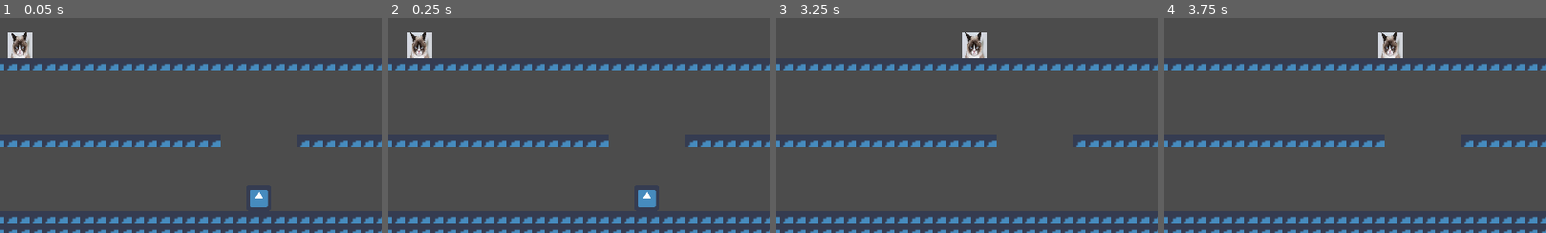
Above: before the commit, frames 1-4 (left to right).
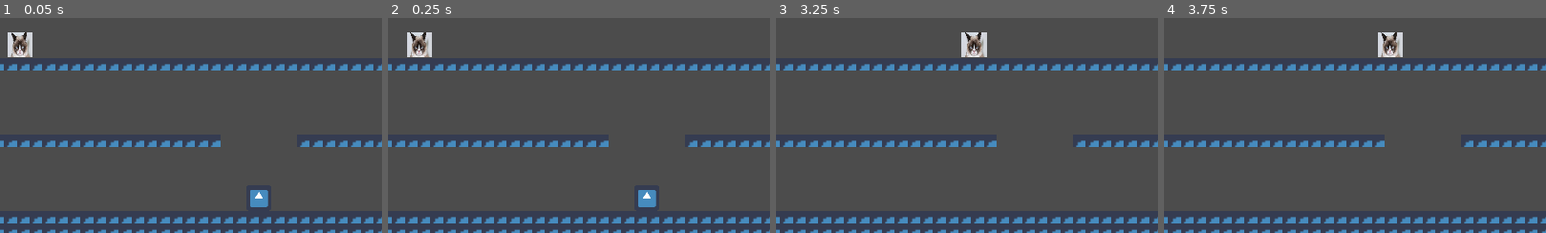
Above: after the commit, the same moments.

Repository: jordanhalase/Capstone6
Game: Godot game, scene res://Maps/BasicMap.tscn
Two runs of this game, one before a commit and one after it. Both use one fixed random seed, a clock stepped at 60 frames per second and the inputs below. The engine's default icon, where the game draws it, is replaced by a stand-in: a white triangle on a blue panel in a dark square.
Inputs:
- Up to frame 1 (0.05 s): no input
- Up to frame 2 (0.25 s): no input
- Up to frame 3 (3.25 s): hold Right (ui_right) 0.53-2.03 s; tap Up (ui_up) at 0.77, 1.52, 3.02 s; hold Left (ui_left) 2.03-2.78 s; hold Right (ui_right) from 2.78 s (still down)
- Up to frame 4 (3.75 s): keep holding Right (ui_right)
The pictures show only the part of the screen within x 16-66%, y 50-100%; the shares and areas given below are measured in that part.

The runs differ from the first frame. In frame 1, less than 0.1% of the frame differs, in the area x 2-9%, y 6-19%; in frame 2, less than 0.1%; in frame 3, 0.1%, in the area x 48-56%, y 6-19%; in frame 4, less than 0.1%.

Commit message:
Snap cat collision to grid

Diff:
--- a/Cat.tscn
+++ b/Cat.tscn
@@ -4,7 +4,7 @@
 [ext_resource path="res://grumpy-cat.jpg" type="Texture" id=2]
 
 [sub_resource type="RectangleShape2D" id=1]
-extents = Vector2( 7.87173, 7.93733 )
+extents = Vector2( 8.00701, 8 )
 
 [node name="Cat" type="KinematicBody2D"]
 script = ExtResource( 1 )
